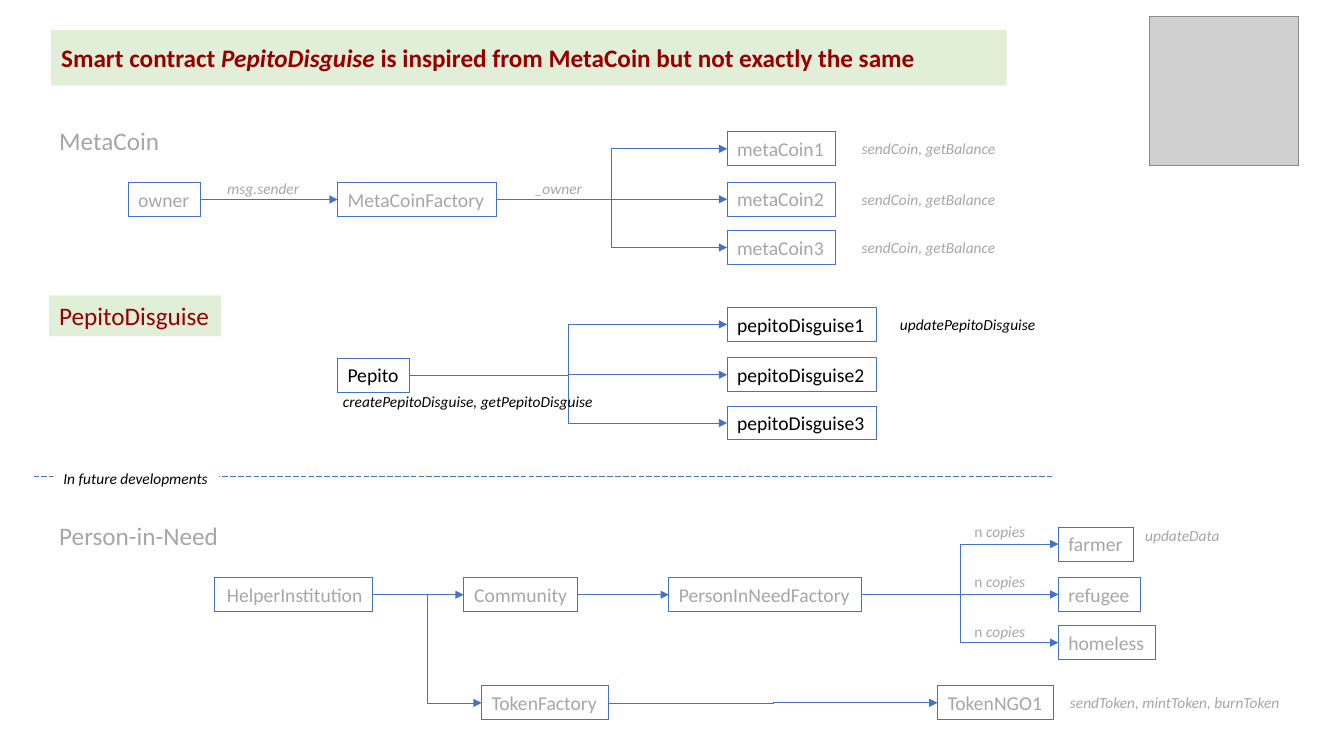
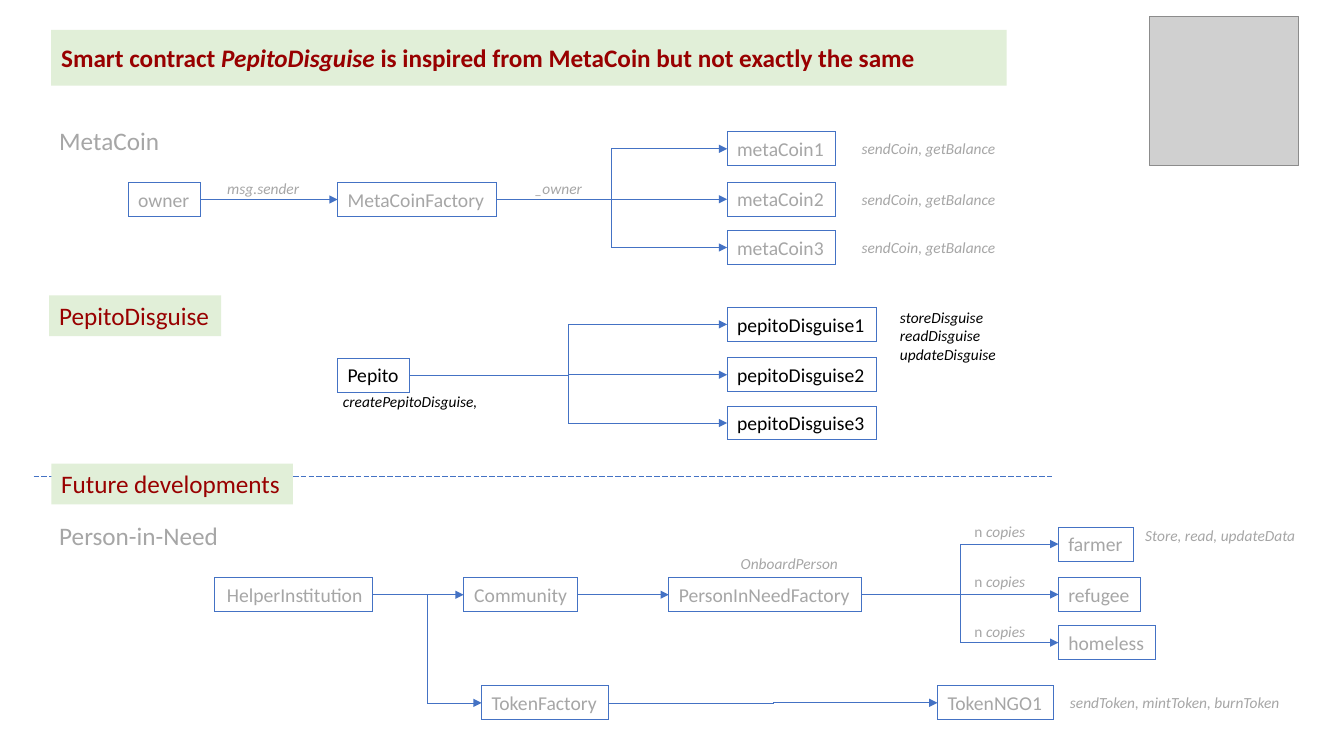
Before and after one commit to kvutien/Project-Machu-Picchu-2020, a slide deck: slide 1 of Pepito/Final Project Design.pptx. Drawn at 1344x756 pixels with LibreOffice and Linux fonts; fonts in the diff are those of the drawing; grey boxes stand for pictures. Boxes give left, top, right and bottom in pixels: in the first picture for what was removed or moved away, otherwise in the second. Text is boxed around its words. In the diff, an @@ line names an element or a change of style, - is before the commit and + after.

```diff
--- a/Pepito/Final Project Design.pptx
+++ b/Pepito/Final Project Design.pptx
@@ text at box(900, 312, 996, 363): text changed @@
-updatePepitoDisguise
+storeDisguise
+readDisguise
+updateDisguise
@@ text at box(343, 396, 477, 410): text changed @@
-createPepitoDisguise, getPepitoDisguise
+createPepitoDisguise,
@@ rectangle "Future developments": place and size @@
-rectangle "Future developments" at box(63, 473, 207, 487)
+rectangle "Future developments" at box(51, 464, 293, 504)
@@ rectangle "Future developments" at box(51, 464, 293, 504): fill none to #E1EFD8 @@
@@ text in rectangle at box(61, 475, 280, 497): text changed; size 11 to 18 pt; text colour #000000 to #980000; italic off @@
-In future developments
+Future developments
@@ text at box(1145, 530, 1295, 544): text changed @@
-updateData
+Store, read, updateData
@@ text added at box(741, 558, 838, 569), 11 pt, text #A6A6A6, italic @@
+OnboardPerson
```
Also in this commit, not shown: 7 other slides changed, 1 slide added, 8 other files.
